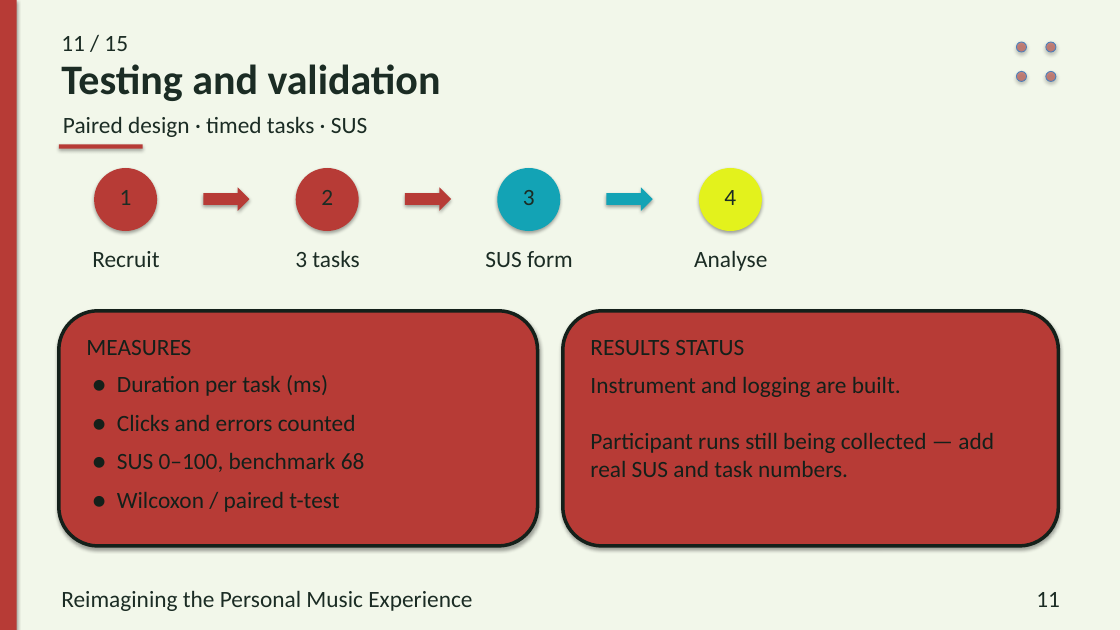
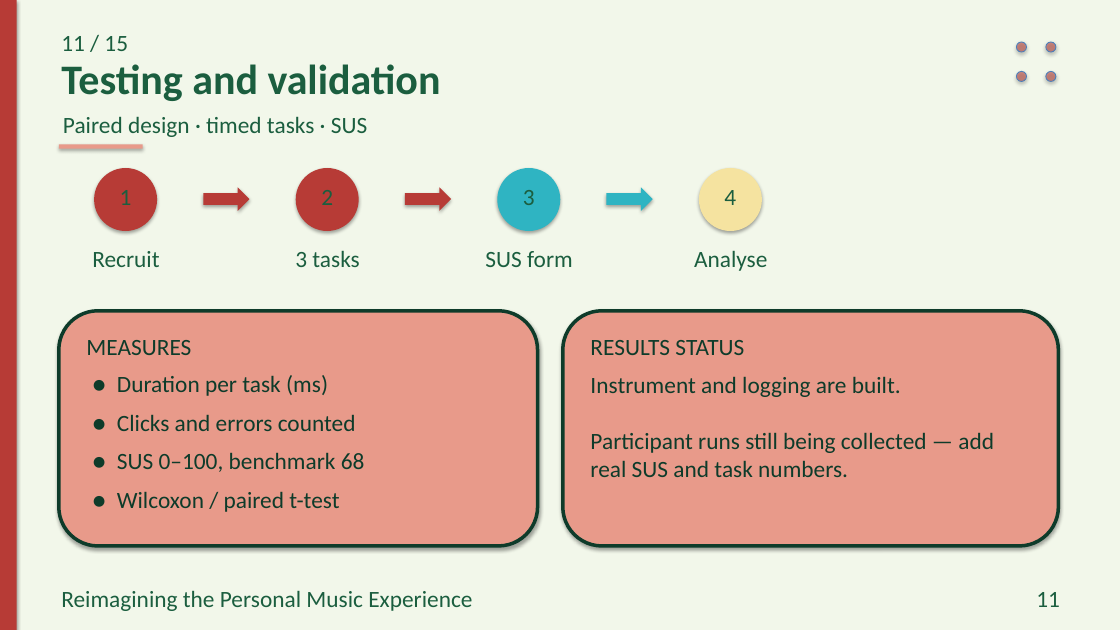
Before and after one commit to preet-kamdar/design-thinking-sem3, a slide deck: slide 11 of docs/trials/dandadan_tinted.pptx. Drawn at 1120x630 pixels with LibreOffice and Linux fonts; fonts in the diff are those of the drawing. Boxes give left, top, right and bottom in pixels: in the first picture for what was removed or moved away, otherwise in the second. Text is boxed around its words. In the diff, an @@ line names an element or a change of style, - is before the commit and + after.

```diff
--- a/docs/trials/dandadan_tinted.pptx
+++ b/docs/trials/dandadan_tinted.pptx
@@ rectangle at [59, 145, 143, 149]: fill #B73B36 to #E89A8A @@
@@ ellipse at [497, 168, 560, 231]: fill #13A3B5 to #2FB4C2 @@
@@ ellipse at [699, 168, 762, 231]: fill #E3F21C to #F5E3A0 @@
@@ right arrow at [607, 187, 653, 211]: fill #13A3B5 to #2FB4C2 @@
@@ rounded rectangle at [59, 311, 538, 546]: fill #B73B36 to #E89A8A; outline #14201A 3 pt to #0E3B2A 3 pt @@
@@ rounded rectangle at [563, 311, 1059, 546]: fill #B73B36 to #E89A8A; outline #14201A 3 pt to #0E3B2A 3 pt @@
@@ text colour #14201A to #0E3B2A in 4 elements at [86, 340, 191, 355], [117, 375, 365, 512], [590, 340, 744, 355], [590, 376, 994, 477] @@
@@ text colour #1B2C24 to #1B5E3F in 13 elements at [61, 36, 128, 51], [61, 64, 441, 101], [63, 116, 367, 137], [120, 190, 132, 205], [92, 251, 159, 267], [321, 190, 333, 205], [295, 250, 359, 267], [523, 190, 535, 205], [485, 251, 573, 267], [724, 190, 736, 205], [694, 250, 767, 271], [61, 590, 472, 611], [1036, 592, 1060, 607] @@
```
Also in this commit, not shown: 14 other slides changed, 6 other files.
